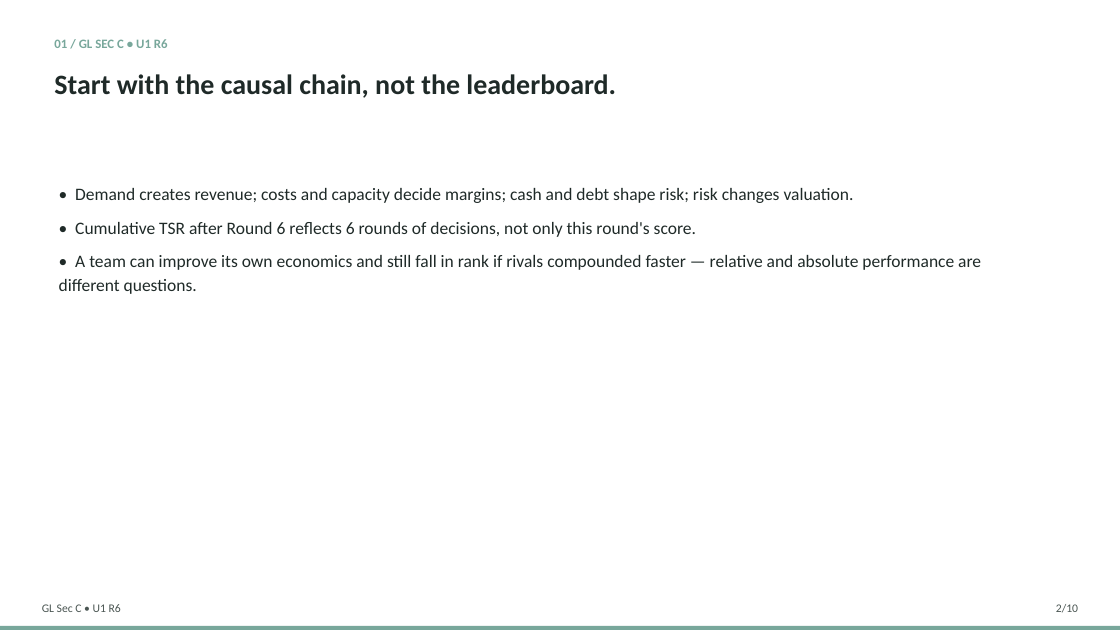
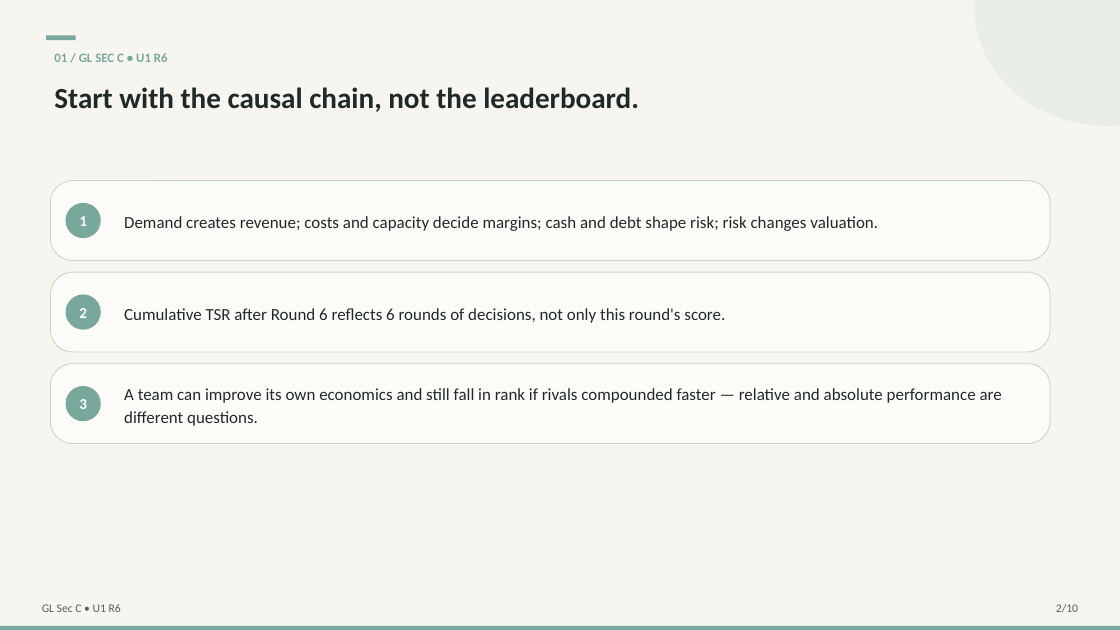
Before and after one commit to swapnilsahoo/swapnilsahoo-next, a slide deck: slide 2 of public/documents/business-simulation/round-6/section-c/section-c-round6-universe1-debrief.pptx. Drawn at 1120x630 pixels with LibreOffice and Linux fonts; fonts in the diff are those of the drawing. Boxes give left, top, right and bottom in pixels: in the first picture for what was removed or moved away, otherwise in the second. Text is boxed around its words. In the diff, an @@ line names an element or a change of style, - is before the commit and + after.

```diff
--- a/public/documents/business-simulation/round-6/section-c/section-c-round6-universe1-debrief.pptx
+++ b/public/documents/business-simulation/round-6/section-c/section-c-round6-universe1-debrief.pptx
@@ background #FFFFFF to #F7F5F0 @@
@@ ellipse added at (975, 0, 1120, 126), fill #DDE8DE at 55% opacity @@
@@ text "01 / GL SEC C ...": place and size @@
-text "01 / GL SEC C ..." at (54, 39, 168, 48)
+text "01 / GL SEC C ..." at (54, 53, 168, 62)
@@ rectangle added at (46, 35, 76, 40), fill #78A79B @@
@@ text "Start with the causal chain, ...": place and size @@
-text "Start with the causal chain, ..." at (54, 74, 616, 98)
+text "Start with the causal chain, ..." at (54, 87, 639, 112)
@@ text "Start with the causal chain, ..." at (54, 87, 639, 112): size 24 to 25 pt @@
@@ rounded rectangle added at (50, 181, 1050, 260), fill #FCFBF8, outline #C3D8C5 0.75 pt @@
@@ ellipse added at (66, 203, 101, 239), fill #78A79B, 13 pt, text #FFFFFF, bold @@
+1
@@ text added at (124, 216, 878, 231), 14.5 pt, text #1F2A28 @@
+Demand creates revenue; costs and capacity decide margins; cash and debt shape risk; risk changes valuation.
@@ rounded rectangle added at (50, 272, 1050, 352), fill #FCFBF8, outline #C3D8C5 0.75 pt @@
@@ ellipse added at (66, 294, 101, 329), fill #78A79B, 13 pt, text #FFFFFF, bold @@
+2
@@ text "Cumulative TSR after Round 6 ..." at (124, 308, 725, 323): vertical alignment top to middle @@
@@ text at (124, 308, 725, 323): text changed; size 15 to 14.5 pt @@
-• Demand creates revenue; costs and capacity decide margins; cash and debt shape risk; risk changes valuation.
-• Cumulative TSR after Round 6 reflects 6 rounds of decisions, not only this round's score.
-• A team can improve its own economics and still fall in rank if rivals compounded faster — relative and absolute performance are different questions.
+Cumulative TSR after Round 6 reflects 6 rounds of decisions, not only this round's score.
@@ rounded rectangle added at (50, 364, 1050, 444), fill #FCFBF8, outline #C3D8C5 0.75 pt @@
@@ ellipse added at (66, 386, 101, 421), fill #78A79B, 13 pt, text #FFFFFF, bold @@
+3
@@ text added at (124, 388, 1002, 426), 14.5 pt, text #1F2A28 @@
+A team can improve its own economics and still fall in rank if rivals compounded faster — relative and absolute performance are different questions.
@@ text "GL Sec C • U1 ..." at (42, 604, 121, 612): text colour #4A5552 to #55605D @@
@@ text "2/10" at (1056, 604, 1078, 613): text colour #4A5552 to #55605D @@
```
Also in this commit, not shown: 9 other slides changed, 5 other files.
